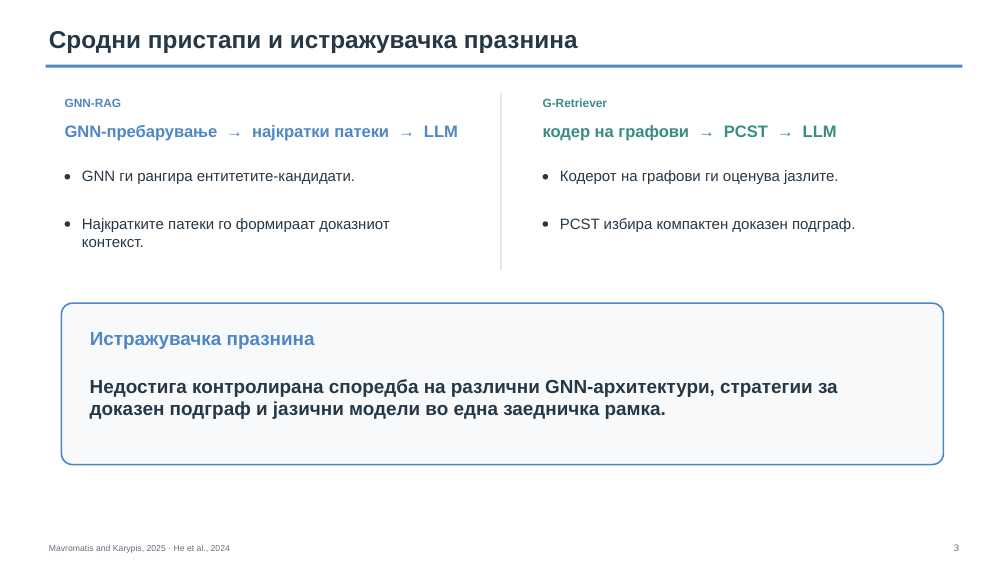
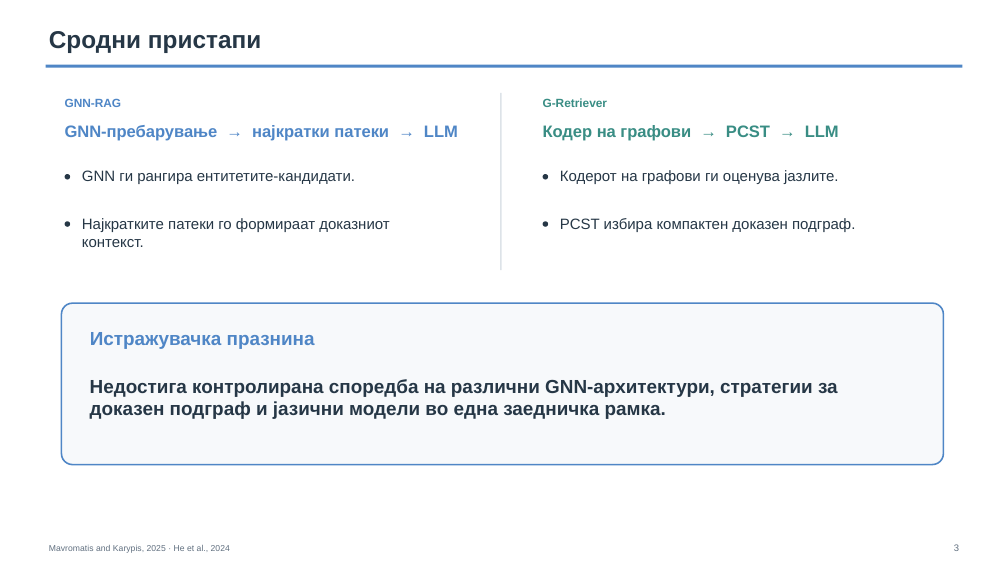
Before and after one commit to Itonkdong/graphragx, a slide deck: slide 3 of metadata/presentation/thesis_defense_presentation.pptx. Drawn at 1008x567 pixels with LibreOffice and Linux fonts; fonts in the diff are those of the drawing. Boxes give left, top, right and bottom in pixels: in the first picture for what was removed or moved away, otherwise in the second. Text is boxed around its words. In the diff, an @@ line names an element or a change of style, - is before the commit and + after.

```diff
--- a/metadata/presentation/thesis_defense_presentation.pptx
+++ b/metadata/presentation/thesis_defense_presentation.pptx
@@ text at [49, 31, 261, 53]: text changed @@
-Сродни пристапи и истражувачка празнина
+Сродни пристапи
@@ text at [543, 125, 839, 141]: text changed @@
-кодер на графови → PCST → LLM
+Кодер на графови → PCST → LLM
```
Also in this commit, not shown: 10 other slides changed.
